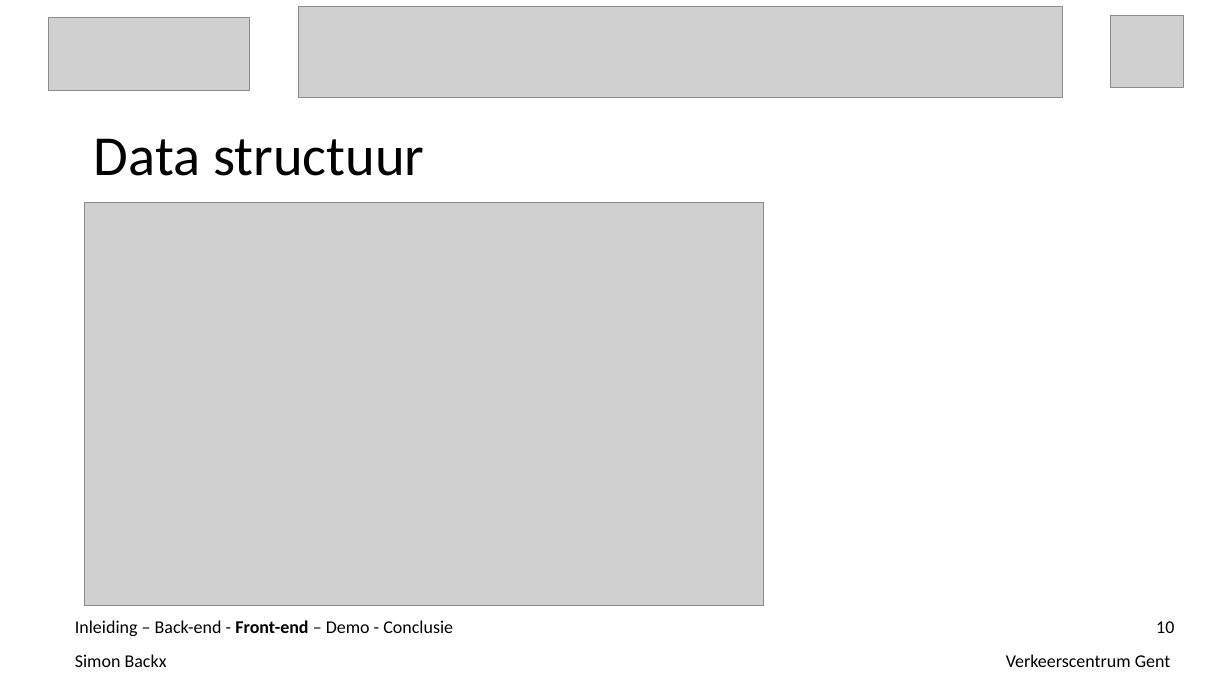
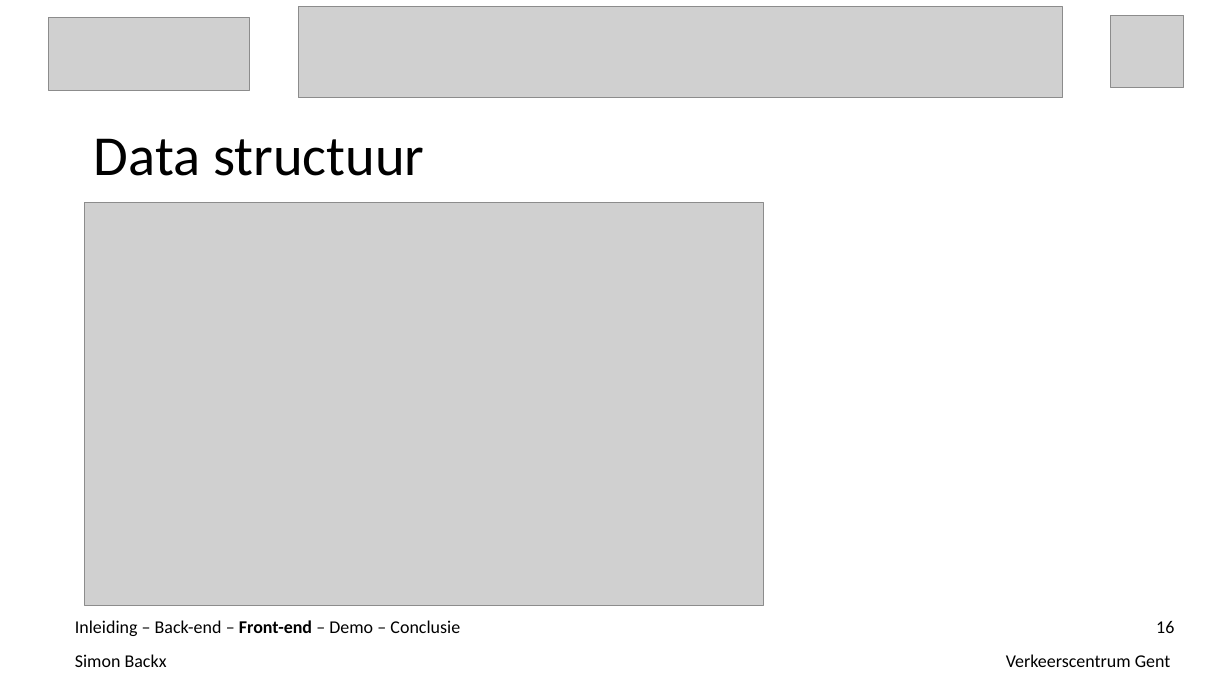
Before and after one commit to ghentlivinglab/Traffic-Travel-Time-Analyzer-1, a slide deck: slide 16 of Einddocumentatie/Presentatie.ppt (slide 10 before the commit). Drawn at 1232x693 pixels with LibreOffice and Linux fonts; fonts in the diff are those of the drawing; grey boxes stand for pictures. Boxes give left, top, right and bottom in pixels: in the first picture for what was removed or moved away, otherwise in the second. Text is boxed around its words. In the diff, an @@ line names an element or a change of style, - is before the commit and + after.

Commit message:
mijn deel presentatie. back-end

```diff
--- a/Einddocumentatie/Presentatie.ppt
+++ b/Einddocumentatie/Presentatie.ppt
@@ text at box(75, 620, 460, 636): text changed @@
-Inleiding – Back-end - Front-end – Demo - Conclusie
+Inleiding – Back-end – Front-end – Demo – Conclusie
@@ page number at box(1156, 621, 1174, 633): text changed @@
-10
+16
```
Also in this commit, not shown: 13 other slides changed, 6 slides added.
